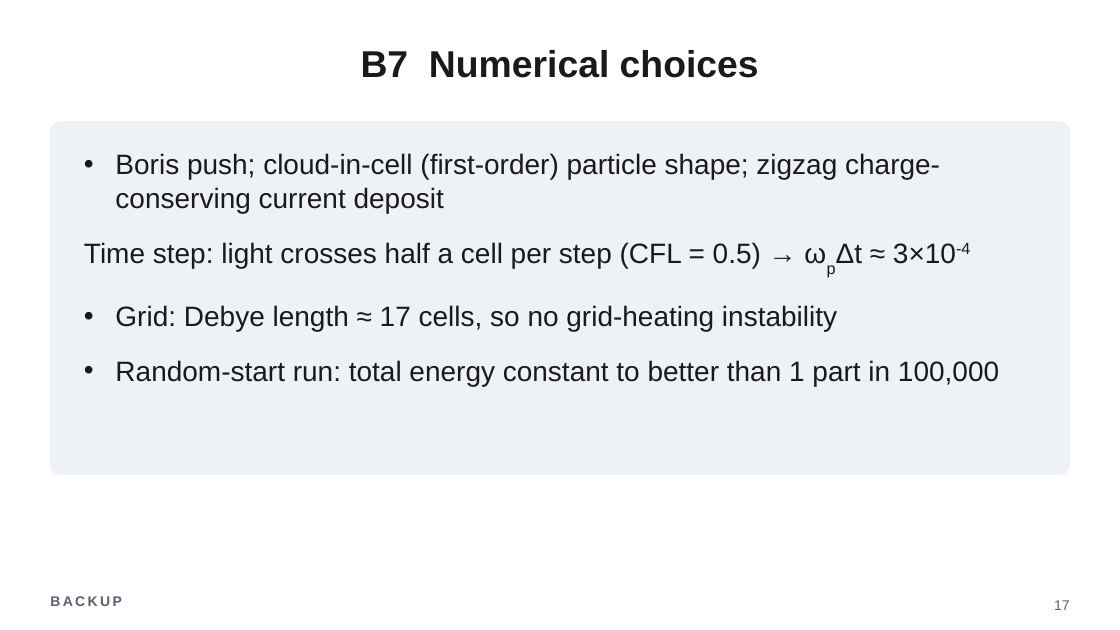
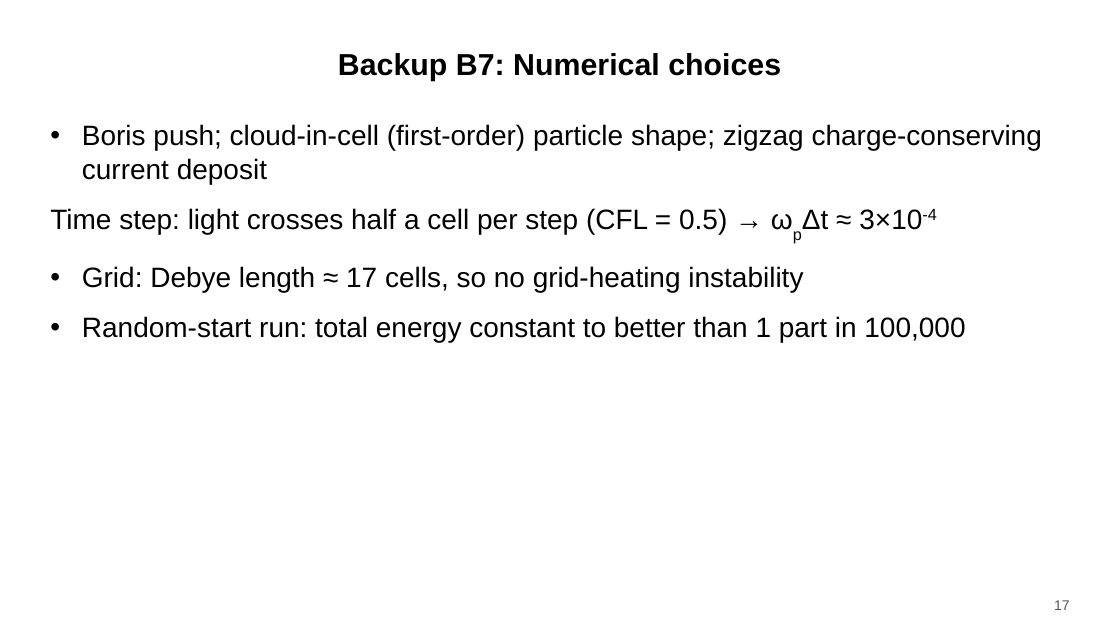
Before and after one commit to harry-wu-28/plasma, a slide deck: slide 17 of twostream/results/talk/twostream_talk.pptx. Drawn at 1120x630 pixels with LibreOffice and Linux fonts; fonts in the diff are those of the drawing. Boxes give left, top, right and bottom in pixels: in the first picture for what was removed or moved away, otherwise in the second. Text is boxed around its words. In the diff, an @@ line names an element or a change of style, - is before the commit and + after.

```diff
--- a/twostream/results/talk/twostream_talk.pptx
+++ b/twostream/results/talk/twostream_talk.pptx
@@ title at <box>338,53,781,81</box>: text changed; size 32 to 26 pt; text colour #1A1A1A to #000000 @@
-B7 Numerical choices
+Backup B7: Numerical choices
@@ text "Boris push; cloud-in-cell (first-order) particle ...": place and size @@
-text "Boris push; cloud-in-cell (first-order) particle ..." at <box>84,153,999,386</box>
+text "Boris push; cloud-in-cell (first-order) particle ..." at <box>50,124,1042,342</box>
@@ text "Boris push; cloud-in-cell (first-order) particle ..." at <box>50,124,1042,342</box>: text colour #1A1A1A to #000000; less space between paragraphs @@
@@ rounded rectangle removed at <box>50,122,1070,475</box> @@
@@ text removed at <box>50,596,121,606</box> @@
-BACKUP
@@ page number at <box>1054,600,1070,610</box>: text colour #596070 to #555555 @@
```
Also in this commit, not shown: 17 other slides changed, 16 other files.
